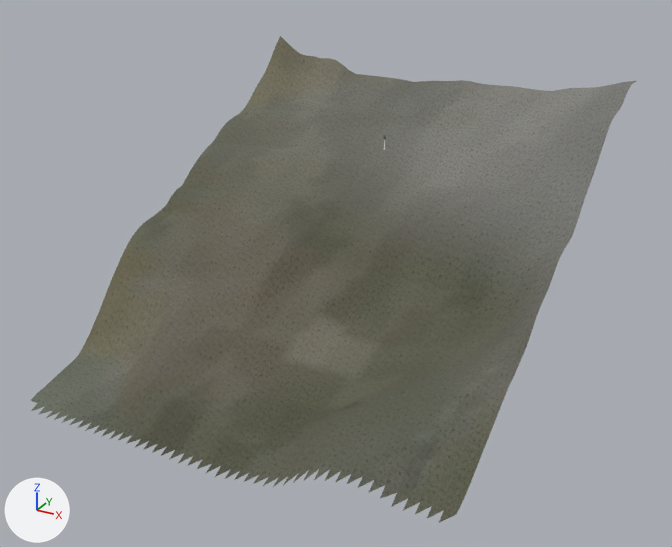
The glTF model eloria-assets/maps/continent-v2/hornmere/client/chunks/07_09/world.glb: old version first, new version second.
Both versions are drawn from a camera (50 mm lens) standing at (-185.3, -115.2, 103.9) and looking at (-270.3, 39.3, 26.6). Lighting does not change. The marker at lower left points along +X, +Y and +Z. The picture after the commit comes second. Where no turn or scale is listed for an object, it has been applied to the vertices. Vertices at exactly the same position are counted once.

The first picture shows 'AuthoredGround_hornmereBase_hornmere_07_09', 'Terrain_hornmere_07_09'.
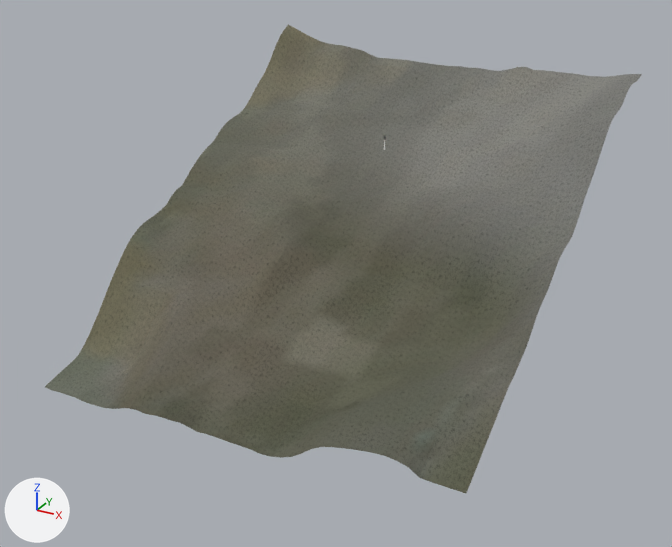
Pixel boxes (x1, y1, x2, y2) of what changed, in the pictures (672 x 547 px; the box of a moved part takes in the faces that stretch with it):
```json
{"object": "AuthoredGround_hornmereBase_hornmere_07_09", "change": "reshaped", "before": [30, 42, 636, 523], "after": [45, 24, 642, 493]}
{"part": 1, "of": "me_terrain_hornmere_07_09", "change": "moved or reshaped", "before": [31, 36, 635, 400], "after": [83, 129, 609, 491]}
{"part": 2, "of": "me_authoredground_hornmerebase_hornmere_07_09", "change": "deleted", "before": [30, 390, 466, 523]}
{"part": 3, "of": "me_authoredground_hornmerebase_hornmere_07_09", "change": "added", "after": [277, 24, 642, 91]}
```

Edits to the scene script, one JSON object a line:
```json
{"block": "me_terrain_hornmere_07_09", "where": "# used by ob_terrain_hornmere_07_09; location = (-1576.0, 5816.0, 0.0)"}
{"op": "remove", "block": "me_terrain_hornmere_07_09", "code": "me_terrain_hornmere_07_09.from_pydata(...)  # 2254 vertices, 4320 faces; spans x 1261.0..1351.0, y -5821.0..-5725.0, z 6.2..63.7"}
{"op": "add", "block": "me_terrain_hornmere_07_09", "code": "me_terrain_hornmere_07_09.from_pydata(...)  # 2254 vertices, 4320 faces; spans x 1261.0..1351.0, y -5817.0..-5721.0, z 7.4..66.1"}
{"block": "me_terrain_hornmere_07_09", "change": "me_terrain_hornmere_07_09 part 1: 2254 of 2254 vertices moved; they spanned x 1261.0..1351.0, y -5821.0..-5725.0, z 6.2..63.7 and now span x 1261.0..1351.0, y -5817.0..-5721.0, z 7.4..66.1; mean shift (0.0, 4.0, 2.1)"}
{"block": "me_authoredground_hornmerebase_hornmere_07_09", "where": "# used by ob_authoredground_hornmerebase_hornmere_07_09; location = (-1576.0, 5816.0, 0.0)"}
{"op": "remove", "block": "me_authoredground_hornmerebase_hornmere_07_09", "code": "me_authoredground_hornmerebase_hornmere_07_09.from_pydata(...)  # 2297 vertices, 4272 faces; spans x 1261.0..1351.0, y -5823.0..-5725.0, z 5.6..62.3"}
{"op": "add", "block": "me_authoredground_hornmerebase_hornmere_07_09", "code": "me_authoredground_hornmerebase_hornmere_07_09.from_pydata(...)  # 2254 vertices, 4320 faces; spans x 1261.0..1351.0, y -5817.0..-5721.0, z 7.4..66.1"}
{"block": "me_authoredground_hornmerebase_hornmere_07_09", "change": "me_authoredground_hornmerebase_hornmere_07_09 part 2: 136 vertices removed from x 1261.0..1351.0, y -5823.0..-5819.0, z 5.6..15.6"}
{"block": "me_authoredground_hornmerebase_hornmere_07_09", "change": "me_authoredground_hornmerebase_hornmere_07_09 part 3: 93 vertices added at x 1261.0..1351.0, y -5725.0..-5721.0, z 57.9..66.1"}
```
